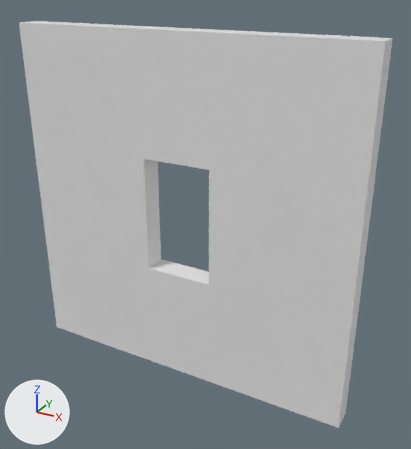
What one commit did to the FBX model Assets/Project/Models/Environment/wall_window.fbx.
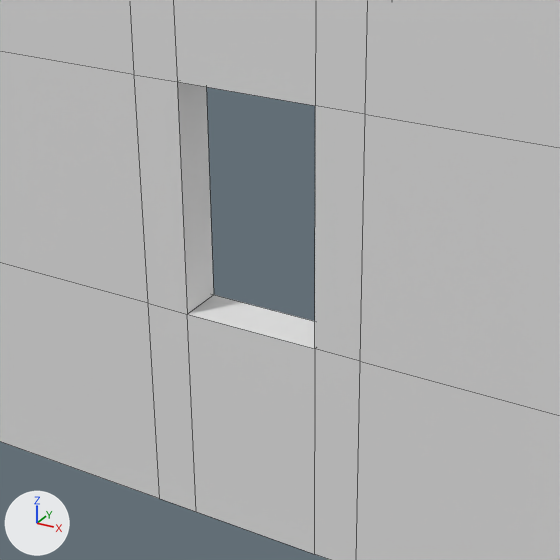
Each version appears first whole from a 50 mm camera at (2.28, -3.75, 3.37) aimed at (0.17, 0.07, 1.45), and next in a close-up on the part from 15% to 79% of the width and 27% to 86% of the height. The lights are fixed; the arrows at lower left show +X, +Y and +Z. The close-ups show mesh edges as thin lines. Where no turn or scale is listed for an object, it has been applied to the vertices.

Objects in the first close-up: 'window'.
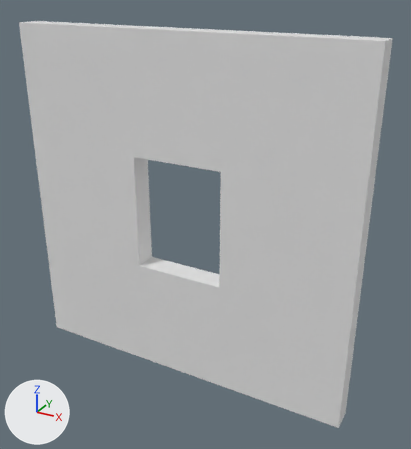
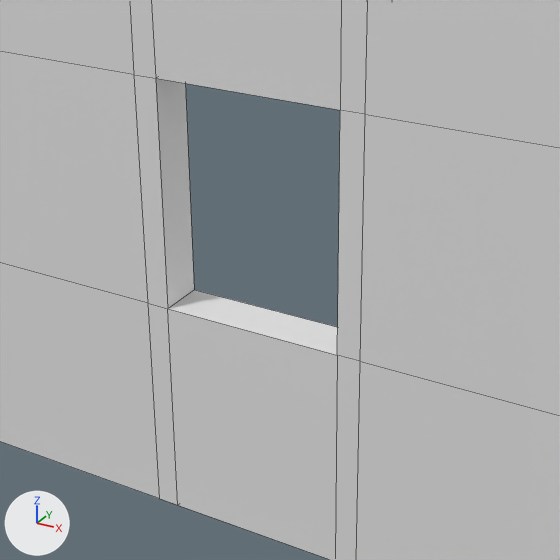
Changed parts and their boxes [x1, y1, x2, y2] in the close-ups (560 x 560 px; the box of a moved part takes in the faces that stretch with it):
part 1 of me_cube_002, moved or reshaped
    both: [130, 0, 368, 560]

The edits, one by one:
me_cube_002 has 48 vertices, 48 faces and spans x -1.5..1.5, y -0.1..0.1, z 0.0..3.0.
me_cube_002 is used by ob_window; location (0.0, 0.0, 0.0).
me_cube_002 part 1: all 16 vertices in x -0.3..0.3, y -0.1..0.1, z 0.0..3.0 are scaled about their middle by (1.33, 1, 1).
